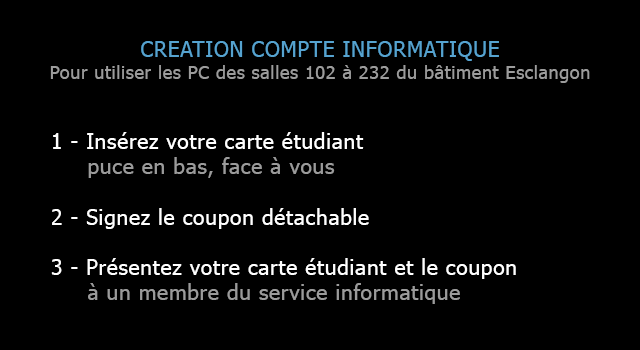
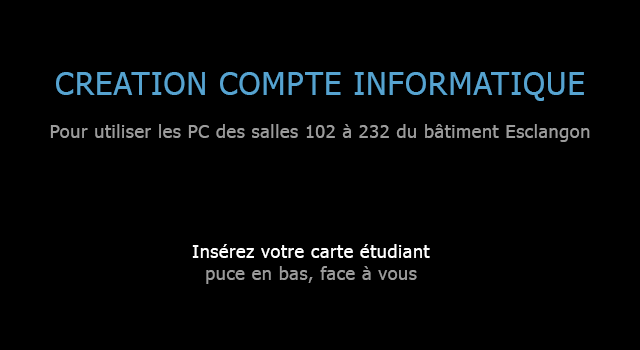
The second 640x350 image is a revision of the first. Changes to its layers:
renamed "1 - Insérez votre carte étudiant puce en bas, face à vous" to "Insérez votre carte étudiant puce en bas, face à vous", painted on it over [51, 132, 516, 304]
renamed "CREATION COMPTE INFORMATIQUE Pour utiliser les PC des salles 10" to "CREATION COMPTE INFORMATIQUE Pour utiliser les PC des salles 1", painted on it over [50, 41, 590, 142]
